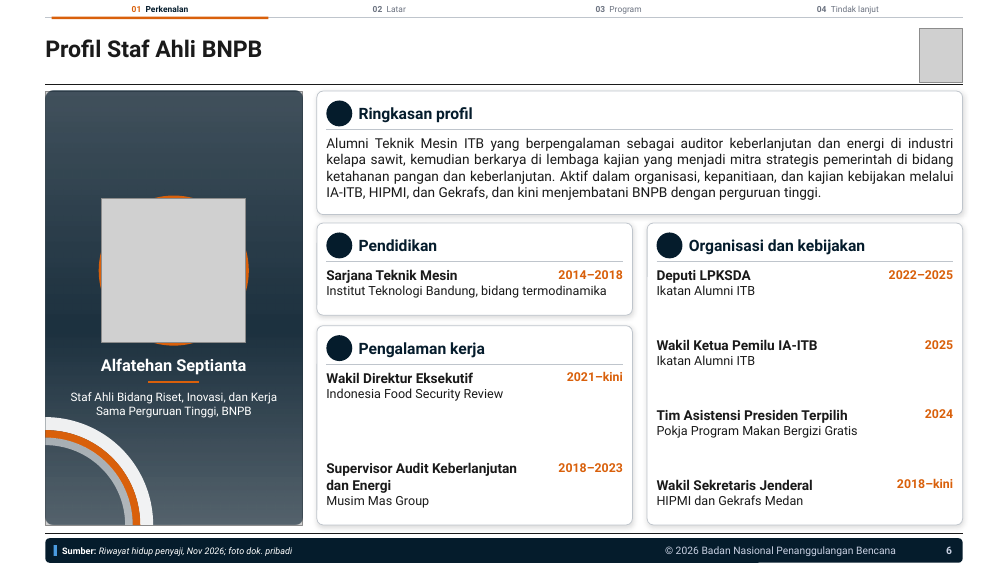
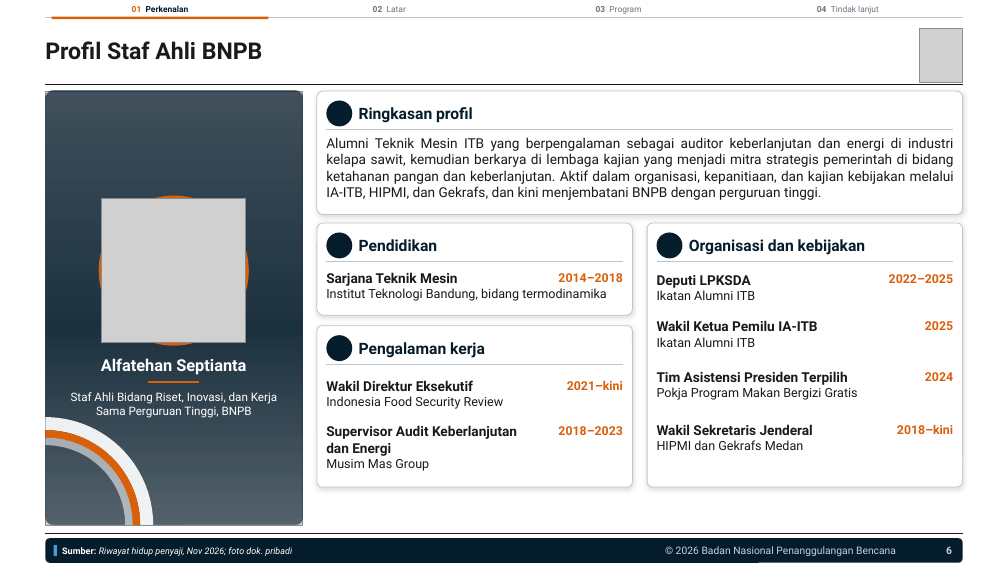
Before and after one commit to terasurbannetwork/poskokarhutla, a slide deck: slide 6 of data/kegiatan-bnpb/kunjungan-kampus/UPNVY/Paparan Kerja Sama BNPB dengan UPNVY 061126.pptx. Drawn at 1008x567 pixels with LibreOffice and Linux fonts; fonts in the diff are those of the drawing; grey boxes stand for pictures; background and template pictures are left out. Boxes give left, top, right and bottom in pixels: in the first picture for what was removed or moved away, otherwise in the second. Text is boxed around its words. In the diff, an @@ line names an element or a change of style, - is before the commit and + after.

```diff
--- a/data/kegiatan-bnpb/kunjungan-kampus/UPNVY/Paparan Kerja Sama BNPB dengan UPNVY 061126.pptx
+++ b/data/kegiatan-bnpb/kunjungan-kampus/UPNVY/Paparan Kerja Sama BNPB dengan UPNVY 061126.pptx
@@ rounded rectangle resized from (x1=647, y1=223, x2=963, y2=525) to (x1=647, y1=223, x2=963, y2=487) @@
@@ 3 texts moved together from (x1=657, y1=270, x2=953, y2=295) to (x1=657, y1=274, x2=953, y2=300) @@
@@ rounded rectangle resized from (x1=317, y1=326, x2=632, y2=526) to (x1=317, y1=326, x2=632, y2=487) @@
@@ 3 texts moved together from (x1=657, y1=339, x2=953, y2=365) to (x1=657, y1=320, x2=953, y2=347) @@
@@ text "Pokja Program Makan Bergizi Gratis" moved from (x1=657, y1=425, x2=858, y2=438) to (x1=657, y1=387, x2=858, y2=400) @@
@@ 4 texts moved together from (x1=326, y1=409, x2=953, y2=493) to (x1=326, y1=371, x2=953, y2=456) @@
@@ 3 texts moved together from (x1=326, y1=371, x2=623, y2=401) to (x1=326, y1=380, x2=623, y2=409) @@
@@ 3 texts moved together from (x1=657, y1=478, x2=953, y2=505) to (x1=657, y1=424, x2=953, y2=450) @@
@@ text "Musim Mas Group" moved from (x1=326, y1=496, x2=429, y2=508) to (x1=326, y1=459, x2=429, y2=471) @@
```
Also in this commit, not shown: 2 other slides changed, 2 other files.
